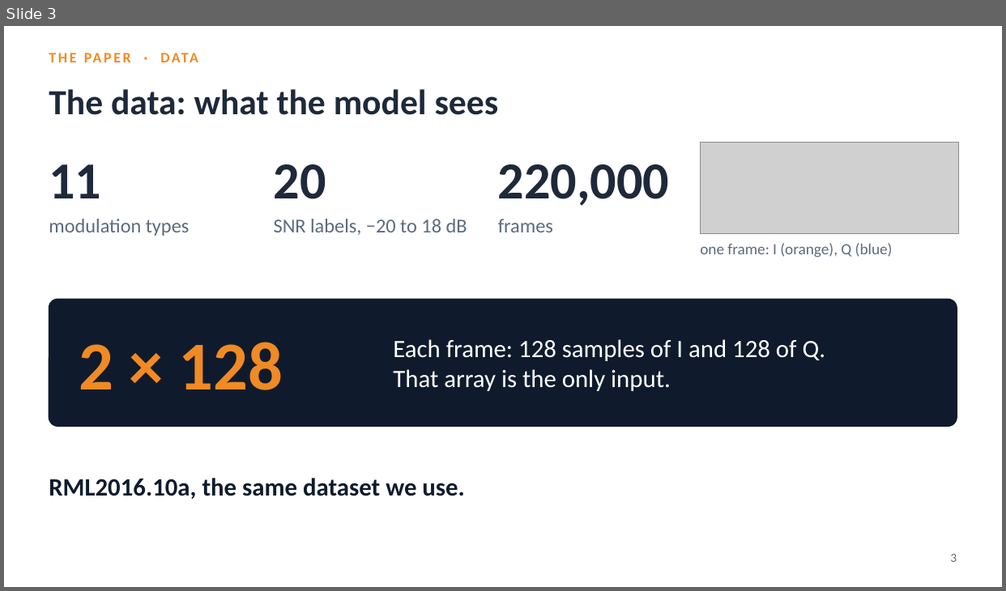
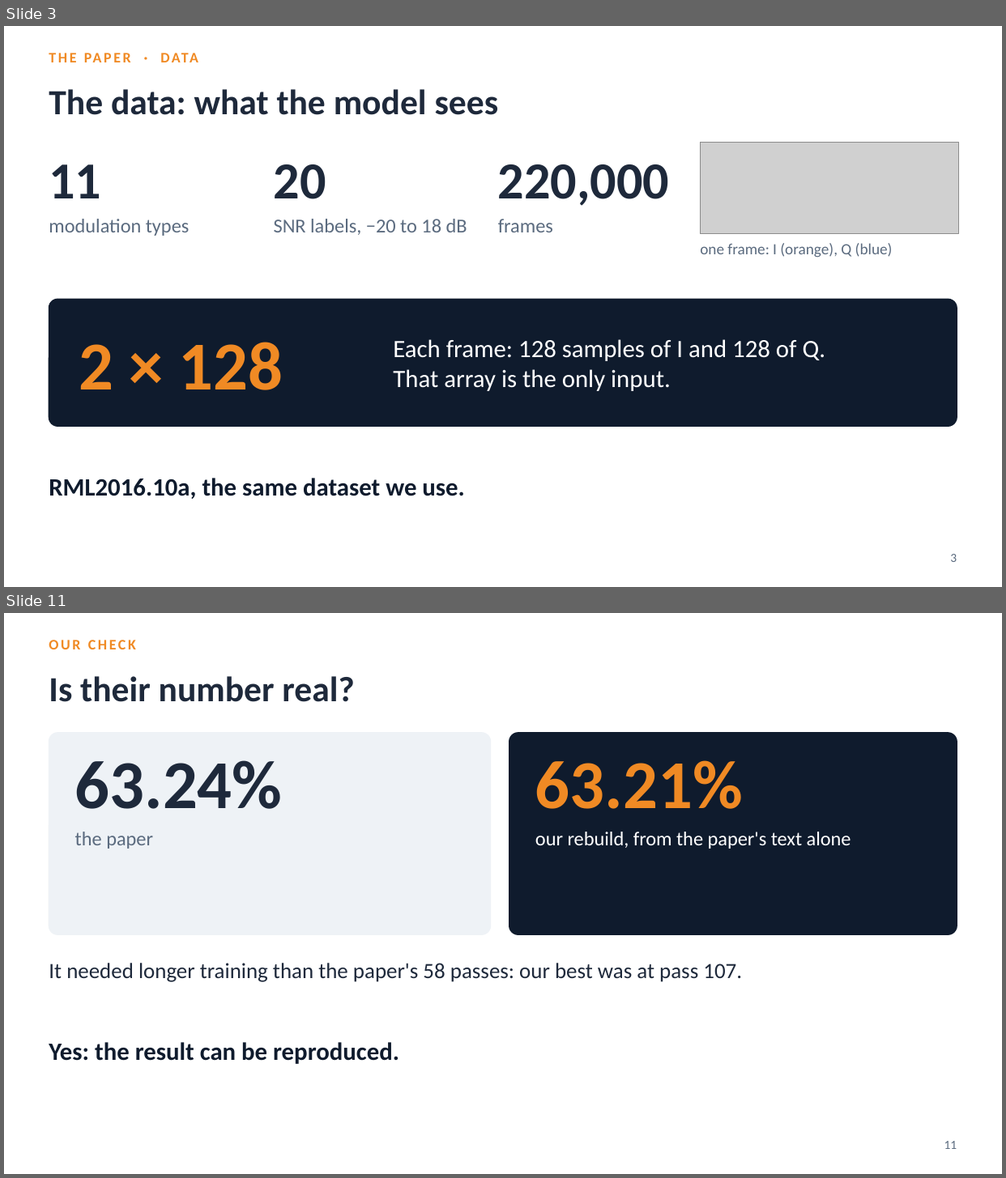
Before and after one commit to YusufBilo78/amc, a slide deck: deck/moshe_paper_icrnna.pptx. Shown one above the other, each under a label of ours: slide 3 before the commit, slides 3 and 11 after it; the slides between them are not shown. The pictures are 1006x591 and 1006x1178 pixels, drawn with LibreOffice and Linux fonts; fonts in the diff are those of the drawing; grey boxes stand for pictures. Boxes give left, top, right and bottom in pixels: in the first picture for what was removed or moved away, otherwise in the second. Text is boxed around its words. In the diff, an @@ line names an element or a change of style, - is before the commit and + after.

```diff
--- a/deck/moshe_paper_icrnna.pptx
+++ b/deck/moshe_paper_icrnna.pptx
@@ slide 11 added at [4, 613, 1002, 1174], background #FFFFFF @@
@@ text added at [49, 640, 136, 649], 14 pt, text #F08A24, bold @@
+OUR CHECK
@@ text added at [49, 676, 354, 702], 34 pt, text #1E293B, bold @@
+Is their number real?
@@ rounded rectangle added at [49, 733, 491, 935], fill #EEF2F6, outline #EEF2F6 1 pt @@
@@ rounded rectangle added at [509, 733, 957, 935], fill #0F1B2D, outline #0F1B2D 1 pt @@
@@ text added at [75, 760, 283, 809], 66 pt, text #1E293B, bold @@
+63.24%
@@ text added at [535, 760, 743, 809], 66 pt, text #F08A24, bold @@
+63.21%
@@ text added at [75, 832, 153, 849], 19 pt, text #5B6B7F @@
+the paper
@@ text added at [535, 832, 851, 849], 19 pt, text #FFFFFF @@
+our rebuild, from the paper's text alone
@@ text added at [49, 963, 742, 982], 21 pt, text #1E293B @@
+It needed longer training than the paper's 58 passes: our best was at pass 107.
@@ text added at [49, 1042, 399, 1064], 24 pt, text #0F1B2D, bold @@
+Yes: the result can be reproduced.
@@ text added at [944, 1141, 957, 1149], 12 pt, text #5B6B7F @@
+11
```
Also in this commit, not shown: 18 slides changed, 5 other slides added, 4 slides removed, 4 other files.
